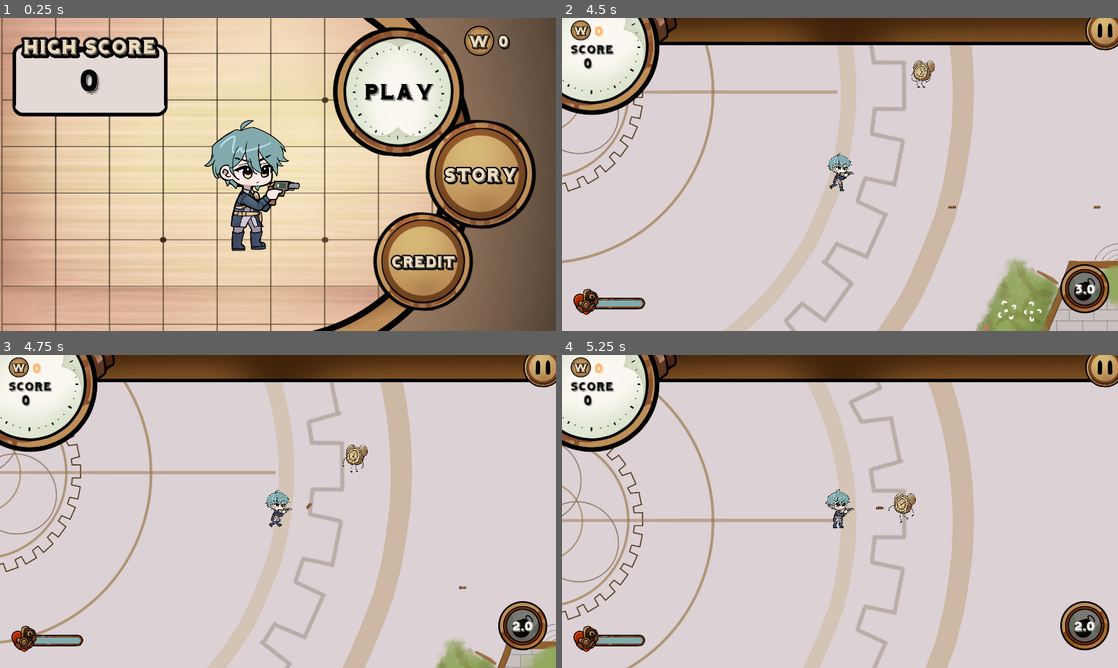
Above: before the commit, frames 1-4 (two rows, left to right).
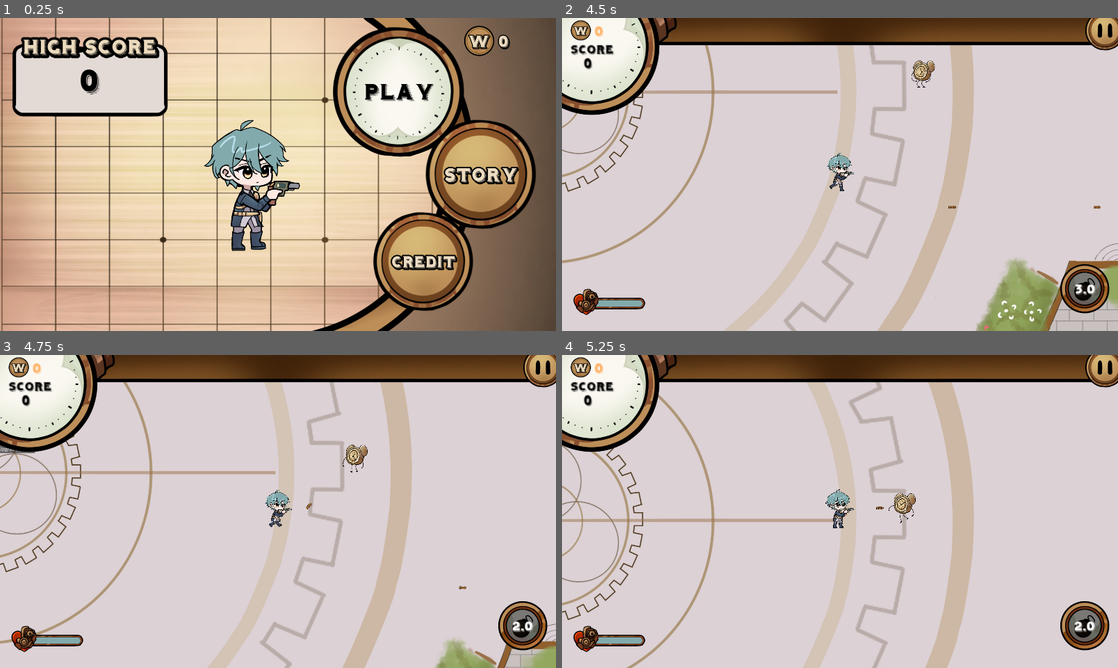
Above: after the commit, the same moments.

Repository: deutandev/survival-shooter
Game: Godot game, scene res://environment/main_menu/mainMenu.tscn
Two runs of this game, one before a commit and one after it. Both use one fixed random seed, a clock stepped at 60 frames per second and the inputs below. Sound files missing from this copy of the repository are replaced by a short silence.
Inputs (mouse positions are in pixels of both pictures, inside the frame that each line leads up to):
- Up to frame 1 (0.25 s): no input
- Up to frame 2 (4.5 s): click "Play" at 0.5 s; click "Play" at 1.25 s; click "Story" at 2 s; click (578, 33) at 2.75 s, where only the run after the commit has a clickable "Upgrade Health"; click (1084, 287) at 3.5 s; tap Enter at 4.25 s; move the mouse to (812, 237) at 4.27 s; press the mouse at (812, 237) at 4.28 s; hold W (move_up) from 4.28 s (still down)
- Up to frame 3 (4.75 s): keep holding W (move_up)
- Up to frame 4 (5.25 s): release W (move_up) at 5 s; release the mouse at (812, 574) at 5 s; click (578, 495) at 5 s, where only the run after the commit has a clickable "Upgrade Health"

Frames 1-2 are identical in both runs. In frame 3, less than 0.1% of the frame differs, in the area x 0-7%, y 28-32%; in frame 4, nothing differs.
Error after the commit: Invalid call. Nonexistent function 'get_stat' in base 'CharacterBody2D (Player)'. (res://components/upgrade/upgrade_manager.gd:10)

Commit message:
feat(upgrades): add upgrade components (not implemented) skill_orb: add animations

Diff:
--- a/characters/enemies/enemy.gd
+++ b/characters/enemies/enemy.gd
@@ -82,7 +82,6 @@
 
 
 func flash_hurt():
-	var sprite = $MobSprite
 	var tween = create_tween()
 	tween.tween_property(sprite, "modulate", Color(1, 0.3, 0.3), 0.1)
 	tween.tween_property(sprite, "modulate", Color(1, 1, 1), 0.1)
--- a/characters/enemies/enemy.tscn
+++ b/characters/enemies/enemy.tscn
@@ -45,6 +45,23 @@
 "values": [Color(1, 1, 1, 1)]
 }
 
+[sub_resource type="Animation" id="Animation_yhmxs"]
+resource_name = "hurt"
+length = 0.6
+loop_mode = 1
+tracks/0/type = "value"
+tracks/0/imported = false
+tracks/0/enabled = true
+tracks/0/path = NodePath("MobSprite:modulate")
+tracks/0/interp = 1
+tracks/0/loop_wrap = true
+tracks/0/keys = {
+"times": PackedFloat32Array(0, 0.2, 0.4, 0.6),
+"transitions": PackedFloat32Array(1, 1, 1, 1),
+"update": 0,
+"values": [Color(1, 1, 1, 1), Color(1, 0.260006, 0.200835, 1), Color(1, 1, 1, 1), Color(1, 0.260006, 0.200835, 1)]
+}
+
 [sub_resource type="Animation" id="Animation_3h6a4"]
 resource_name = "walk"
 length = 0.6
@@ -60,23 +77,6 @@
 "transitions": PackedFloat32Array(1, 1, 1),
 "update": 1,
 "values": [0, 1, 2]
-}
-
-[sub_resource type="Animation" id="Animation_yhmxs"]
-resource_name = "hurt"
-length = 0.6
-loop_mode = 1
-tracks/0/type = "value"
-tracks/0/imported = false
-tracks/0/enabled = true
-tracks/0/path = NodePath("MobSprite:modulate")
-tracks/0/interp = 1
-tracks/0/loop_wrap = true
-tracks/0/keys = {
-"times": PackedFloat32Array(0, 0.2, 0.4, 0.6),
-"transitions": PackedFloat32Array(1, 1, 1, 1),
-"update": 0,
-"values": [Color(1, 1, 1, 1), Color(1, 0.260006, 0.200835, 1), Color(1, 1, 1, 1), Color(1, 0.260006, 0.200835, 1)]
 }
 
 [sub_resource type="AnimationLibrary" id="AnimationLibrary_xslqa"]
--- a/characters/player/player.tscn
+++ b/characters/player/player.tscn
@@ -9,6 +9,7 @@
 [ext_resource type="PackedScene" uid="uid://d36roq5bjt4cv" path="res://ult_skills/bomb.tscn" id="6_c6leb"]
 [ext_resource type="Texture2D" uid="uid://cv137rogs8yty" path="res://characters/player/sprites/player_run.png" id="6_idpv6"]
 [ext_resource type="AudioStream" uid="uid://c3bhlhckl6g60" path="res://audio/player_hurt.wav" id="9_rpf03"]
+[ext_resource type="PackedScene" uid="uid://cw1ufa4askf1m" path="res://components/upgrade/upgrade_manager.tscn" id="10_x5dtk"]
 
 [sub_resource type="AtlasTexture" id="AtlasTexture_idpv6"]
 atlas = ExtResource("3_c6leb")
@@ -137,5 +138,7 @@
 volume_db = 4.0
 pitch_scale = 0.5
 
+[node name="UpgradeManager" parent="." instance=ExtResource("10_x5dtk")]
+
 [connection signal="body_entered" from="HurtManager/HurtBox" to="HurtManager" method="_on_hurt_box_body_entered"]
 [connection signal="timeout" from="HurtManager/HurtBox/HurtTimer" to="HurtManager" method="_on_hurt_timer_timeout"]
--- /dev/null
+++ b/components/upgrade/data/upgrade_defense.tres
@@ -0,0 +1,12 @@
+[gd_resource type="Resource" script_class="UpgradeData" load_steps=2 format=3 uid="uid://brc3ndk1qnleu"]
+
+[ext_resource type="Script" uid="uid://cidpj48hritl8" path="res://components/upgrade/upgrade_data.gd" id="1_nxcqu"]
+
+[resource]
+script = ExtResource("1_nxcqu")
+upgrade_type = 0
+stat_name = "defense"
+amount = 1.0
+label = "Upgrade Defense"
+description = "+1 Defence"
+metadata/_custom_type_script = "uid://cidpj48hritl8"
--- /dev/null
+++ b/components/upgrade/data/upgrade_health.tres
@@ -0,0 +1,12 @@
+[gd_resource type="Resource" script_class="UpgradeData" load_steps=2 format=3 uid="uid://24bvbh0o5c3c"]
+
+[ext_resource type="Script" uid="uid://cidpj48hritl8" path="res://components/upgrade/upgrade_data.gd" id="1_rptgg"]
+
+[resource]
+script = ExtResource("1_rptgg")
+upgrade_type = 0
+stat_name = "max_health"
+amount = 20.0
+label = "Upgrade Health"
+description = "+20 Max Health"
+metadata/_custom_type_script = "uid://cidpj48hritl8"
--- /dev/null
+++ b/components/upgrade/data/upgrade_speed.tres
@@ -0,0 +1,12 @@
+[gd_resource type="Resource" script_class="UpgradeData" load_steps=2 format=3 uid="uid://dev6of7hrcua7"]
+
+[ext_resource type="Script" uid="uid://cidpj48hritl8" path="res://components/upgrade/upgrade_data.gd" id="1_hh1hw"]
+
+[resource]
+script = ExtResource("1_hh1hw")
+upgrade_type = 0
+stat_name = "speed"
+amount = 20.0
+label = "Upgrade Speed"
+description = "+20 Speed"
+metadata/_custom_type_script = "uid://cidpj48hritl8"
--- /dev/null
+++ b/components/upgrade/stat_upgradeable.gd
@@ -0,0 +1,8 @@
+extends Node
+class_name StatUpgradable
+
+func get_stat(stat_name: String) -> Variant:
+	return null
+
+func set_stat(stat_name: String, value: Variant) -> void:
+	pass
--- /dev/null
+++ b/components/upgrade/upgrade_button.tscn
@@ -0,0 +1,5 @@
+[gd_scene format=3 uid="uid://djteo6k1cj6hf"]
+
+[node name="UpgradeButton" type="Button"]
+text = "UPGRADE HEALTH
++10"
--- /dev/null
+++ b/components/upgrade/upgrade_data.gd
@@ -0,0 +1,12 @@
+extends Resource
+class_name UpgradeData
+
+
+enum UpgradeType { ADD, MULTIPLY }
+
+@export var upgrade_type: UpgradeType = UpgradeType.ADD
+@export var stat_name: String = "max_health" # target stat to affect
+@export var amount: float = 20.0 # amount or multiplier
+@export var label: String = "Upgrade Max HP"
+@export var description: String = "+20 Max HP"
+@export var icon: Texture2D
--- /dev/null
+++ b/components/upgrade/upgrade_manager.gd
@@ -0,0 +1,21 @@
+extends Node
+class_name UpgradeManager
+
+
+# UpgradeManager.gd
+func apply_upgrade(upgrade: UpgradeData, target: Node):  # ✅ FIXED
+	var stat_name = upgrade.stat_name
+	var amount = upgrade.amount
+
+	var current = target.get_stat(stat_name)
+	if current == null:
+		print("⚠️ Stat not found:", stat_name)
+		return
+
+	match upgrade.upgrade_type:
+		UpgradeData.UpgradeType.ADD:
+			target.set_stat(stat_name, current + amount)
+		UpgradeData.UpgradeType.MULTIPLY:
+			target.set_stat(stat_name, current * (1.0 + amount / 100.0))
+
+	print("✅ Applied upgrade:", stat_name, "→", target.get_stat(stat_name))
--- /dev/null
+++ b/components/upgrade/upgrade_manager.tscn
@@ -0,0 +1,6 @@
+[gd_scene load_steps=2 format=3 uid="uid://cw1ufa4askf1m"]
+
+[ext_resource type="Script" uid="uid://c4iflns15fane" path="res://components/upgrade/upgrade_manager.gd" id="1_21b00"]
+
+[node name="UpgradeManager" type="Node2D"]
+script = ExtResource("1_21b00")
--- /dev/null
+++ b/components/upgrade/upgrade_pool.gd
@@ -0,0 +1,22 @@
+extends Node
+
+
+@export var upgrades = [
+	preload("res://components/upgrade/data/upgrade_health.tres"),
+	preload("res://components/upgrade/data/upgrade_speed.tres"),
+	preload("res://components/upgrade/data/upgrade_defense.tres")
+]
+
+
+func get_random_upgrades(count: int = 3) -> Array:
+	var rng = RandomNumberGenerator.new()
+	rng.randomize()
+	var pool = upgrades.duplicate()
+	var selected: Array = []
+
+	while selected.size() < count and pool.size() > 0:
+		var i = rng.randi_range(0, pool.size() - 1)
+		selected.append(pool[i])
+		pool.remove_at(i)
+
+	return selected
--- /dev/null
+++ b/components/upgrade/upgrade_pool.tscn
@@ -0,0 +1,6 @@
+[gd_scene load_steps=2 format=3 uid="uid://cf3tsgcs0kkww"]
+
+[ext_resource type="Script" uid="uid://cuye6k8wbu7bp" path="res://components/upgrade/upgrade_pool.gd" id="1_kvbie"]
+
+[node name="UpgradePool" type="Node2D"]
+script = ExtResource("1_kvbie")
--- a/environment/map.tscn
+++ b/environment/map.tscn
@@ -31,6 +31,7 @@
 [ext_resource type="AudioStream" uid="uid://d4h7qmmlna335" path="res://audio/player_dead_long.mp3" id="26_roqq7"]
 [ext_resource type="AudioStream" uid="uid://bg22rsrb3anjg" path="res://audio/click.wav" id="27_ecdha"]
 [ext_resource type="PackedScene" uid="uid://dqtxkw1j7j5rj" path="res://characters/enemies/mobs/school_mob.tscn" id="30_cnx84"]
+[ext_resource type="PackedScene" uid="uid://dk5dpwdsv2s7u" path="res://ui/UpgradeMenu.tscn" id="32_cnx84"]
 
 [sub_resource type="Curve2D" id="Curve2D_3sytr"]
 _data = {
@@ -282,6 +283,9 @@
 stream = ExtResource("27_ecdha")
 volume_db = 9.0
 
+[node name="UpgradeMenu" parent="." node_paths=PackedStringArray("target") instance=ExtResource("32_cnx84")]
+target = NodePath("../Player")
+
 [connection signal="pressed" from="CanvasLayer/PauseButton" to="CanvasLayer/PauseMenu" method="_on_pause_button_pressed"]
 [connection signal="pressed" from="CanvasLayer/UltButtonNode/UltButton" to="CanvasLayer/UltButtonNode" method="_on_ult_button_pressed"]
 [connection signal="timeout" from="MobSpawnTimer" to="." method="_on_spawn_timer_timeout"]
--- a/school_mob.tscn
+++ /dev/null
@@ -1,11 +0,0 @@
-[gd_scene load_steps=3 format=3 uid="uid://xe8sj57tou7o"]
-
-[ext_resource type="PackedScene" uid="uid://b35xwxdbvdg2w" path="res://characters/enemies/enemy.tscn" id="1_rqi1u"]
-[ext_resource type="Texture2D" uid="uid://c0ll1gg5512p5" path="res://characters/enemies/mobs/school.png" id="2_vh24l"]
-
-[node name="SchoolMob" instance=ExtResource("1_rqi1u")]
-
-[node name="MobSprite" parent="." index="0"]
-texture = ExtResource("2_vh24l")
-hframes = 7
-vframes = 2
--- a/skill_orb_drop/SkillOrb.tscn
+++ b/skill_orb_drop/SkillOrb.tscn
@@ -7,6 +7,44 @@
 
 [sub_resource type="CircleShape2D" id="CircleShape2D_35kx3"]
 radius = 32.0
+
+[sub_resource type="Animation" id="Animation_6ut5m"]
+resource_name = "hovering"
+length = 0.8
+loop_mode = 1
+tracks/0/type = "value"
+tracks/0/imported = false
+tracks/0/enabled = true
+tracks/0/path = NodePath("Sprite2D:scale")
+tracks/0/interp = 1
+tracks/0/loop_wrap = true
+tracks/0/keys = {
+"times": PackedFloat32Array(0, 0.4),
+"transitions": PackedFloat32Array(1, 1),
+"update": 0,
+"values": [Vector2(0.2, 0.2), Vector2(0.175, 0.175)]
+}
+
+[sub_resource type="Animation" id="Animation_3nn1i"]
+length = 0.001
+tracks/0/type = "value"
+tracks/0/imported = false
+tracks/0/enabled = true
+tracks/0/path = NodePath("Sprite2D:scale")
+tracks/0/interp = 1
+tracks/0/loop_wrap = true
+tracks/0/keys = {
+"times": PackedFloat32Array(0),
+"transitions": PackedFloat32Array(1),
+"update": 0,
+"values": [Vector2(0.2, 0.2)]
+}
+
+[sub_resource type="AnimationLibrary" id="AnimationLibrary_3nn1i"]
+_data = {
+&"RESET": SubResource("Animation_3nn1i"),
+&"hovering": SubResource("Animation_6ut5m")
+}
 
 [node name="SkillOrb" type="Area2D"]
 z_index = 1
@@ -24,3 +62,9 @@
 [node name="AudioStreamPlayer2D" type="AudioStreamPlayer2D" parent="."]
 stream = ExtResource("4_6ut5m")
 volume_db = 14.0
+
+[node name="AnimationPlayer" type="AnimationPlayer" parent="."]
+libraries = {
+&"": SubResource("AnimationLibrary_3nn1i")
+}
+autoplay = "hovering"
--- /dev/null
+++ b/ui/UpgradeMenu.tscn
@@ -0,0 +1,39 @@
+[gd_scene load_steps=4 format=3 uid="uid://dk5dpwdsv2s7u"]
+
+[ext_resource type="Script" uid="uid://bxjltxbpaxkbx" path="res://ui/upgrade_menu.gd" id="1_l138m"]
+[ext_resource type="PackedScene" uid="uid://djteo6k1cj6hf" path="res://components/upgrade/upgrade_button.tscn" id="6_krmxn"]
+[ext_resource type="PackedScene" uid="uid://cf3tsgcs0kkww" path="res://components/upgrade/upgrade_pool.tscn" id="7_y6oqg"]
+
+[node name="UpgradeMenu" type="Control"]
+layout_mode = 3
+anchors_preset = 15
+anchor_right = 1.0
+anchor_bottom = 1.0
+grow_horizontal = 2
+grow_vertical = 2
+script = ExtResource("1_l138m")
+button_scene = ExtResource("6_krmxn")
+
+[node name="HBoxContainer" type="HBoxContainer" parent="."]
+layout_mode = 1
+anchors_preset = 15
+anchor_right = 1.0
+anchor_bottom = 1.0
+offset_top = 66.0
+offset_bottom = -74.0
+grow_horizontal = 2
+grow_vertical = 2
+alignment = 1
+
+[node name="Label" type="Label" parent="."]
+layout_mode = 1
+anchors_preset = 5
+anchor_left = 0.5
+anchor_right = 0.5
+offset_left = -20.0
+offset_right = 20.0
+offset_bottom = 23.0
+grow_horizontal = 2
+text = "UPGRADE"
+
+[node name="UpgradePool" parent="." instance=ExtResource("7_y6oqg")]
--- /dev/null
+++ b/ui/upgrade_menu.gd
@@ -0,0 +1,32 @@
+extends Control
+
+@export var button_scene: PackedScene
+@onready var container: HBoxContainer = $HBoxContainer
+@export var target: Node  # <-- The player or entity to apply upgrades to
+@onready var upgrade_manager = target.get_node("UpgradeManager")
+@onready var upgrade_pool = $UpgradePool
+
+var upgrade_options: Array[UpgradeData] = []
+
+
+func _ready():
+	show_random_upgrades()
+	print(upgrade_pool)
+	for upgrade in upgrade_options:
+		var button = button_scene.instantiate()
+		button.text = upgrade.label
+		button.pressed.connect(func(): _apply_upgrade(upgrade, target))
+		container.add_child(button)
+
+
+func _apply_upgrade(upgrade: UpgradeData, upgrade_target: Node):
+	print("Applied upgrade:", upgrade.amount)
+	upgrade_manager.apply_upgrade(upgrade, upgrade_target)
+	queue_free() # optionally close the menu
+
+
+func show_random_upgrades():
+	var random_3 = upgrade_pool.get_random_upgrades(3)
+	print(random_3)
+	for upgrade in random_3:
+		upgrade_options.append(upgrade)
--- /dev/null
+++ b/ui/xpbar/xp_bar.tscn
@@ -0,0 +1,17 @@
+[gd_scene load_steps=2 format=3 uid="uid://co08haak0tqau"]
+
+[ext_resource type="Texture2D" uid="uid://cwly7a3e4dtfu" path="res://UI/assets/Tak berjudul1106_20250728153838.png" id="1_he54q"]
+
+[node name="XpBar" type="Control"]
+layout_mode = 3
+anchors_preset = 2
+anchor_top = 1.0
+anchor_bottom = 1.0
+grow_vertical = 0
+size_flags_horizontal = 3
+size_flags_vertical = 3
+metadata/_edit_use_anchors_ = true
+
+[node name="Sprite2D" type="Sprite2D" parent="."]
+position = Vector2(237, -104)
+texture = ExtResource("1_he54q")
Not shown: 1 places in characters/player/player.tscn that only renumber resources
Not shown, added: components/upgrade/stat_upgradeable.gd.uid
Not shown, added: components/upgrade/upgrade_data.gd.uid
Not shown, added: components/upgrade/upgrade_manager.gd.uid
Not shown, added: components/upgrade/upgrade_pool.gd.uid
Not shown: 1 places in environment/map.tscn that only renumber resources
Not shown, changed: export_presets.cfg
Not shown: 1 places in skill_orb_drop/SkillOrb.tscn that only renumber resources
Binary file added: ui/assets/Tak berjudul1106_20250728153838.png
Not shown, added: ui/assets/Tak berjudul1106_20250728153838.png.import
Not shown, added: ui/upgrade_menu.gd.uid
